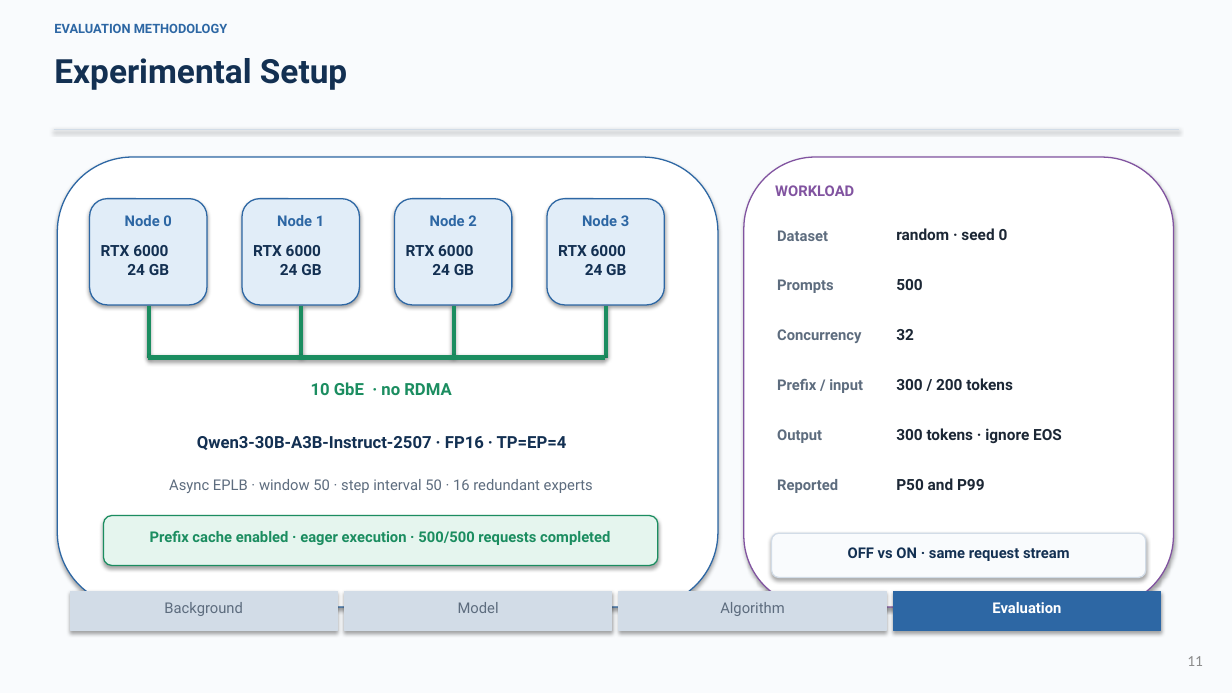
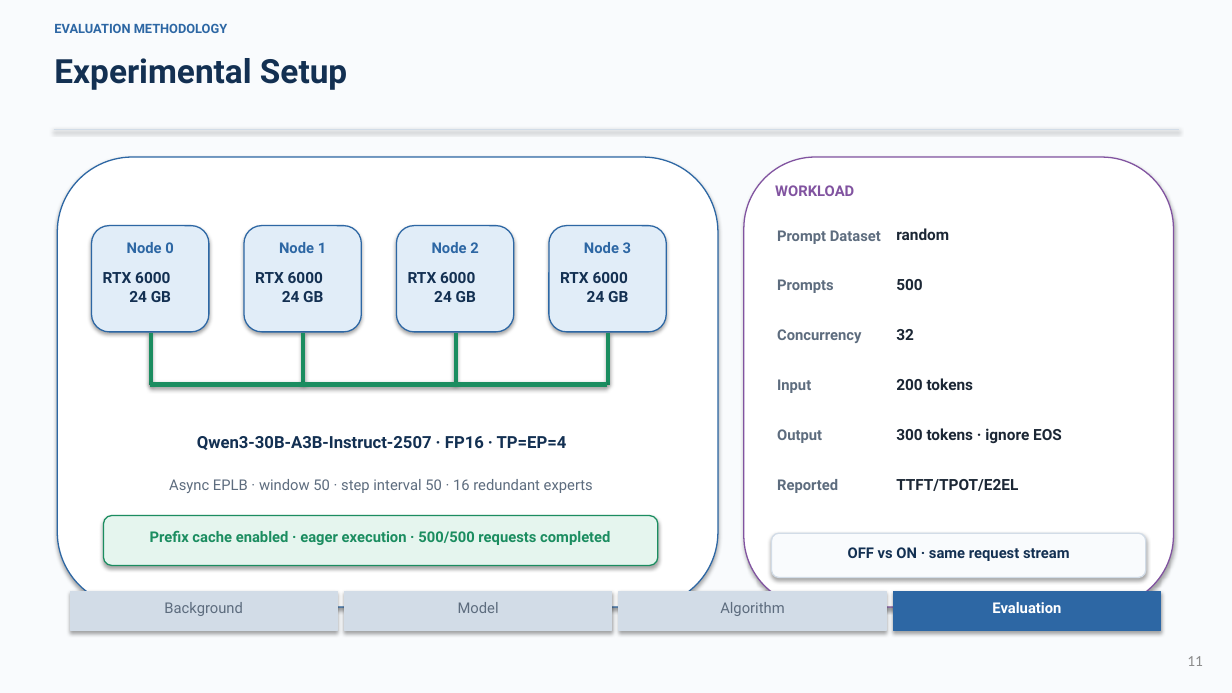
Before and after one commit to DOCCA0/vllm, a slide deck: slide 11 of benchmarks/eplb_rebalance/presentation/wucao_eplb.pptx. Drawn at 1232x693 pixels with LibreOffice and Linux fonts; fonts in the diff are those of the drawing. Boxes give left, top, right and bottom in pixels: in the first picture for what was removed or moved away, otherwise in the second. Text is boxed around its words. In the diff, an @@ line names an element or a change of style, - is before the commit and + after.

```diff
--- a/benchmarks/eplb_rebalance/presentation/wucao_eplb.pptx
+++ b/benchmarks/eplb_rebalance/presentation/wucao_eplb.pptx
@@ 8 texts, 5 lines, 4 rounded rectangles: place and size @@
-8 texts, 5 lines, 4 rounded rectangles at [90,199,665,358]
+8 texts, 5 lines, 4 rounded rectangles at [91,226,666,384]
@@ text at [777,230,881,244]: text changed @@
-Dataset
+Prompt Dataset
@@ text at [896,228,949,240]: text changed @@
-random · seed 0
+random
@@ text removed at [311,382,451,395] @@
-10 GbE · no RDMA
@@ text at [777,379,811,393]: text changed @@
-Prefix / input
+Input
@@ text at [896,378,974,390]: text changed @@
-300 / 200 tokens
+200 tokens
@@ text at [896,479,1018,491]: text changed @@
-P50 and P99
+TTFT/TPOT/E2EL
```
Also in this commit, not shown: 9 other slides changed, 1 slide removed.
